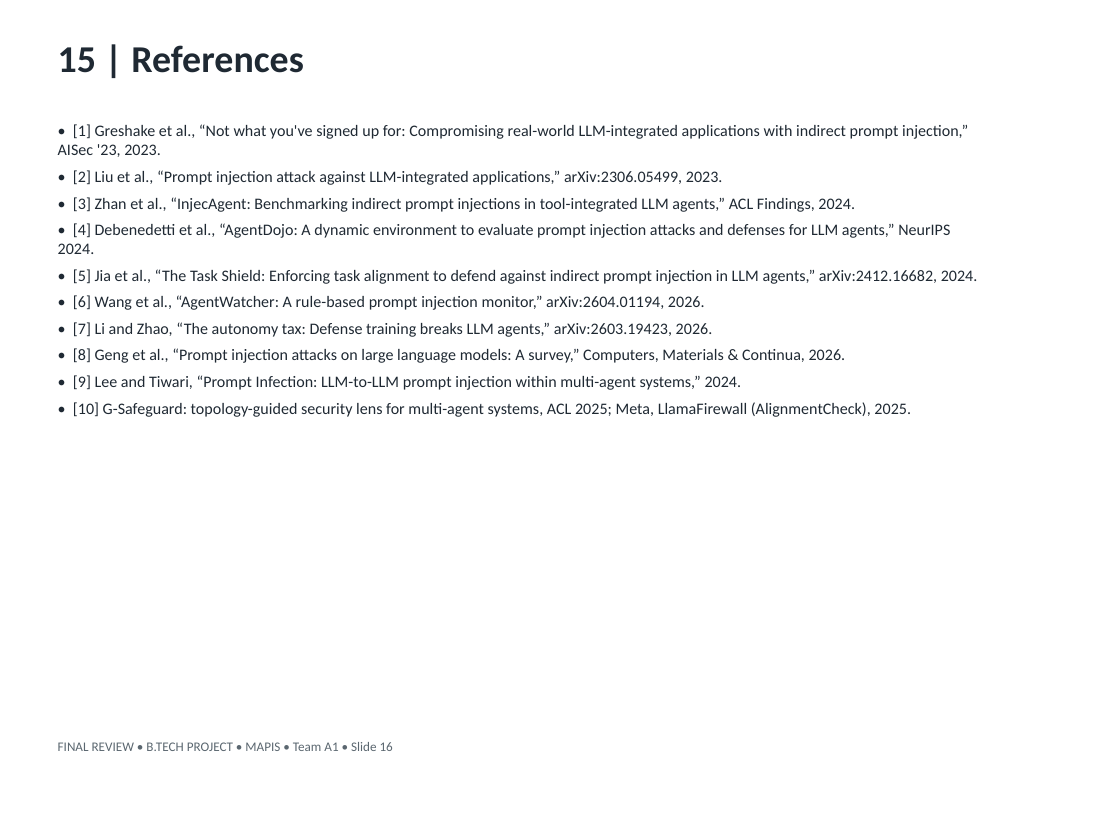
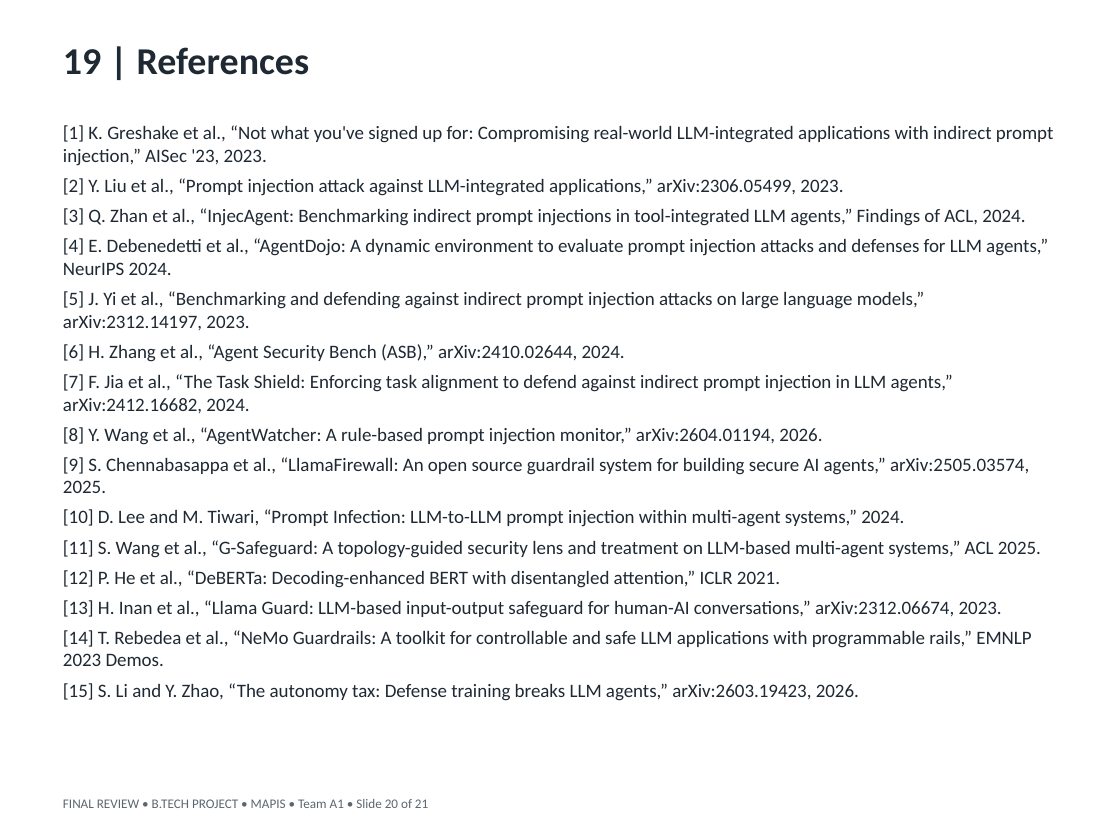
Before and after one commit to Vishnu868/Mapis, a slide deck: slide 20 of docs/presentation/MAPIS_Final_Review.pptx (slide 16 before the commit). Drawn at 1120x840 pixels with LibreOffice and Linux fonts; fonts in the diff are those of the drawing. Boxes give left, top, right and bottom in pixels: in the first picture for what was removed or moved away, otherwise in the second. Text is boxed around its words. In the diff, an @@ line names an element or a change of style, - is before the commit and + after.

Commit message:
Final review deck: 21 slides on the First Review template with the latest 5-seed and tampering-check results; replaces the Beamer deck in docs/final

```diff
--- a/docs/presentation/MAPIS_Final_Review.pptx
+++ b/docs/presentation/MAPIS_Final_Review.pptx
@@ text at (63, 47, 310, 75): text changed @@
-15 | References
+19 | References
@@ text at (63, 125, 1053, 701): text changed; size 11 to 13 pt @@
-• [1] Greshake et al., “Not what you've signed up for: Compromising real-world LLM-integrated applications with indirect prompt injection,” AISec '23, 2023.
-• [2] Liu et al., “Prompt injection attack against LLM-integrated applications,” arXiv:2306.05499, 2023.
-• [3] Zhan et al., “InjecAgent: Benchmarking indirect prompt injections in tool-integrated LLM agents,” ACL Findings, 2024.
-• [4] Debenedetti et al., “AgentDojo: A dynamic environment to evaluate prompt injection attacks and defenses for LLM agents,” NeurIPS 2024.
-• [5] Jia et al., “The Task Shield: Enforcing task alignment to defend against indirect prompt injection in LLM agents,” arXiv:2412.16682, 2024.
-• [6] Wang et al., “AgentWatcher: A rule-based prompt injection monitor,” arXiv:2604.01194, 2026.
-• [7] Li and Zhao, “The autonomy tax: Defense training breaks LLM agents,” arXiv:2603.19423, 2026.
-• [8] Geng et al., “Prompt injection attacks on large language models: A survey,” Computers, Materials & Continua, 2026.
-• [9] Lee and Tiwari, “Prompt Infection: LLM-to-LLM prompt injection within multi-agent systems,” 2024.
-• [10] G-Safeguard: topology-guided security lens for multi-agent systems, ACL 2025; Meta, LlamaFirewall (AlignmentCheck), 2025.
+[1] K. Greshake et al., “Not what you've signed up for: Compromising real-world LLM-integrated applications with indirect prompt injection,” AISec '23, 2023.
+[2] Y. Liu et al., “Prompt injection attack against LLM-integrated applications,” arXiv:2306.05499, 2023.
+[3] Q. Zhan et al., “InjecAgent: Benchmarking indirect prompt injections in tool-integrated LLM agents,” Findings of ACL, 2024.
+[4] E. Debenedetti et al., “AgentDojo: A dynamic environment to evaluate prompt injection attacks and defenses for LLM agents,” NeurIPS 2024.
+[5] J. Yi et al., “Benchmarking and defending against indirect prompt injection attacks on large language models,” arXiv:2312.14197, 2023.
+[6] H. Zhang et al., “Agent Security Bench (ASB),” arXiv:2410.02644, 2024.
+[7] F. Jia et al., “The Task Shield: Enforcing task alignment to defend against indirect prompt injection in LLM agents,” arXiv:2412.16682, 2024.
+[8] Y. Wang et al., “AgentWatcher: A rule-based prompt injection monitor,” arXiv:2604.01194, 2026.
+[9] S. Chennabasappa et al., “LlamaFirewall: An open source guardrail system for building secure AI agents,” arXiv:2505.03574, 2025.
+[10] D. Lee and M. Tiwari, “Prompt Infection: LLM-to-LLM prompt injection within multi-agent systems,” 2024.
+[11] S. Wang et al., “G-Safeguard: A topology-guided security lens and treatment on LLM-based multi-agent systems,” ACL 2025.
+[12] P. He et al., “DeBERTa: Decoding-enhanced BERT with disentangled attention,” ICLR 2021.
+[13] H. Inan et al., “Llama Guard: LLM-based input-output safeguard for human-AI conversations,” arXiv:2312.06674, 2023.
+[14] T. Rebedea et al., “NeMo Guardrails: A toolkit for controllable and safe LLM applications with programmable rails,” EMNLP 2023 Demos.
+[15] S. Li and Y. Zhao, “The autonomy tax: Defense training breaks LLM agents,” arXiv:2603.19423, 2026.
@@ text at (63, 799, 428, 808): text changed @@
-FINAL REVIEW • B.TECH PROJECT • MAPIS • Team A1 • Slide 16
+FINAL REVIEW • B.TECH PROJECT • MAPIS • Team A1 • Slide 20 of 21
```
Also in this commit, not shown: 13 other slides changed, 7 slides added, 3 slides removed, 6 other files.
